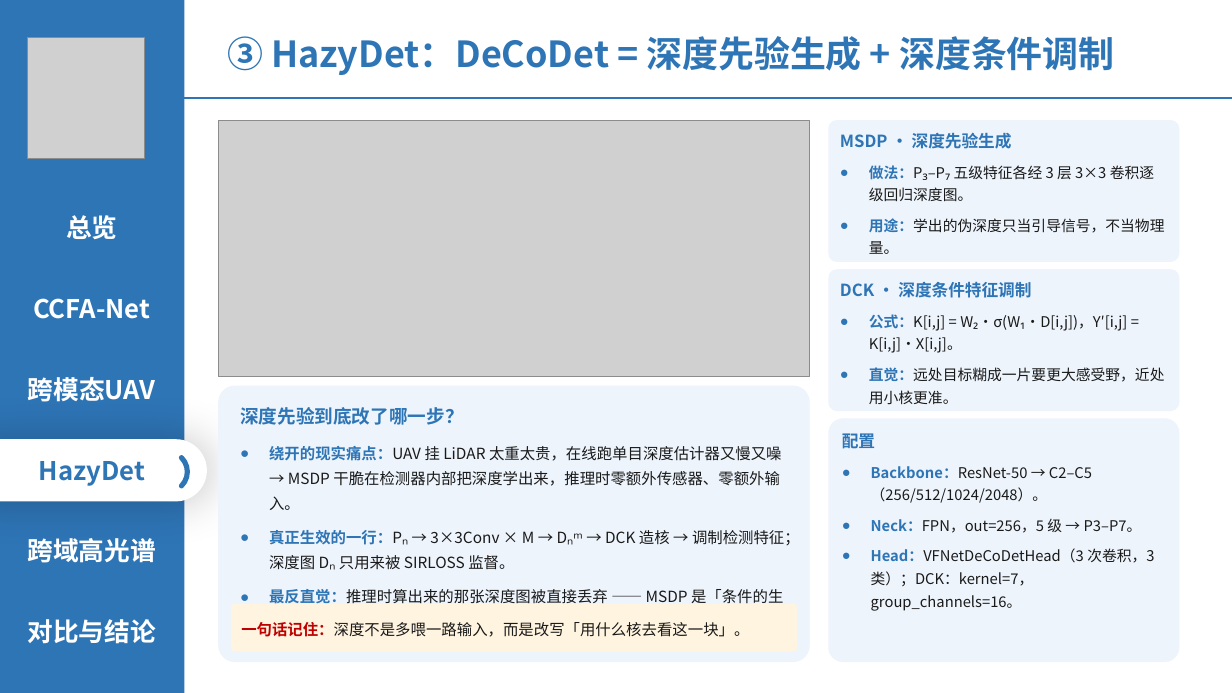
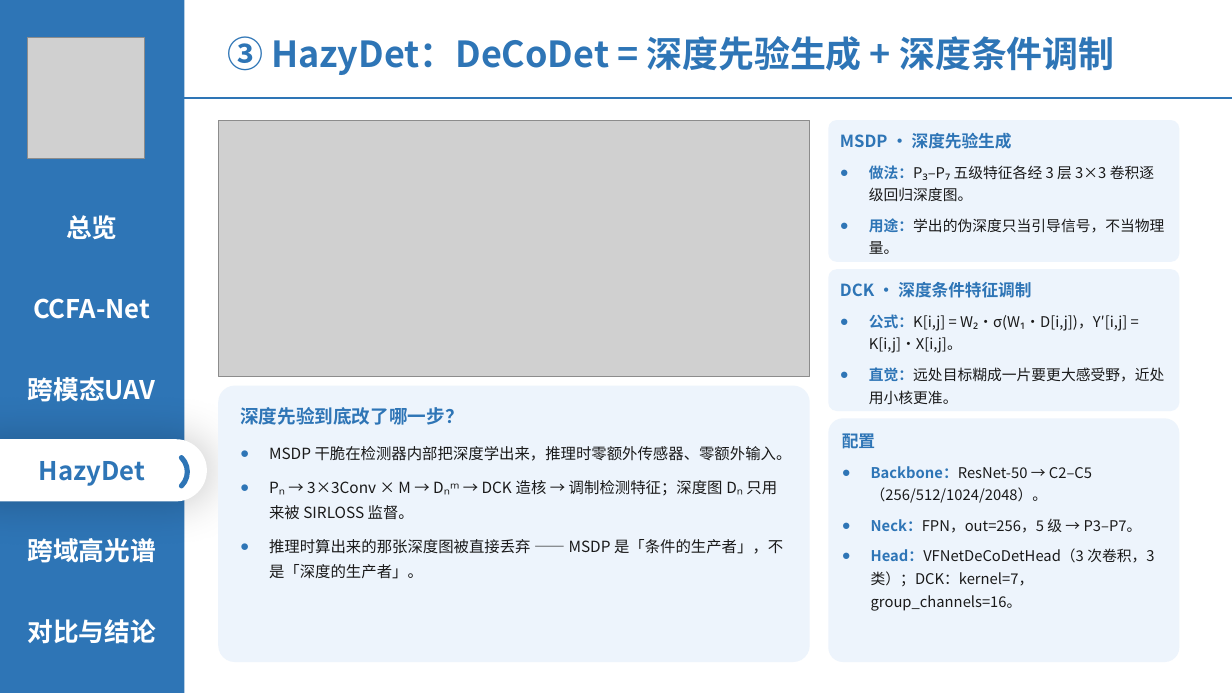
Before and after one commit to 139876/paper-notes, a slide deck: slide 12 of 论文精读/3-HazyDet精读/附件/四篇论文-组会汇报.pptx. Drawn at 1232x693 pixels with LibreOffice and Linux fonts; fonts in the diff are those of the drawing; grey boxes stand for pictures. Boxes give left, top, right and bottom in pixels: in the first picture for what was removed or moved away, otherwise in the second. Text is boxed around its words. In the diff, an @@ line names an element or a change of style, - is before the commit and + after.

```diff
--- a/论文精读/3-HazyDet精读/附件/四篇论文-组会汇报.pptx
+++ b/论文精读/3-HazyDet精读/附件/四篇论文-组会汇报.pptx
@@ text at (269,446,792,579): text changed @@
-● 绕开的现实痛点：UAV 挂 LiDAR 太重太贵，在线跑单目深度估计器又慢又噪 → MSDP 干脆在检测器内部把深度学出来，推理时零额外传感器、零额外输入。
-● 真正生效的一行：Pₙ → 3×3Conv × M → Dₙᵐ → DCK 造核 → 调制检测特征；深度图 Dₙ 只用来被 SIRLOSS 监督。
-● 最反直觉：推理时算出来的那张深度图被直接丢弃 —— MSDP 是「条件的生产者」，不是「深度的生产者」。
+● MSDP 干脆在检测器内部把深度学出来，推理时零额外传感器、零额外输入。
+● Pₙ → 3×3Conv × M → Dₙᵐ → DCK 造核 → 调制检测特征；深度图 Dₙ 只用来被 SIRLOSS 监督。
+● 推理时算出来的那张深度图被直接丢弃 —— MSDP 是「条件的生产者」，不是「深度的生产者」。
@@ rounded rectangle removed at (231,604,798,652) @@
-一句话记住：深度不是多喂一路输入，而是改写「用什么核去看这一块」。
```
Also in this commit, not shown: 3 other slides changed, 1 slide removed.
